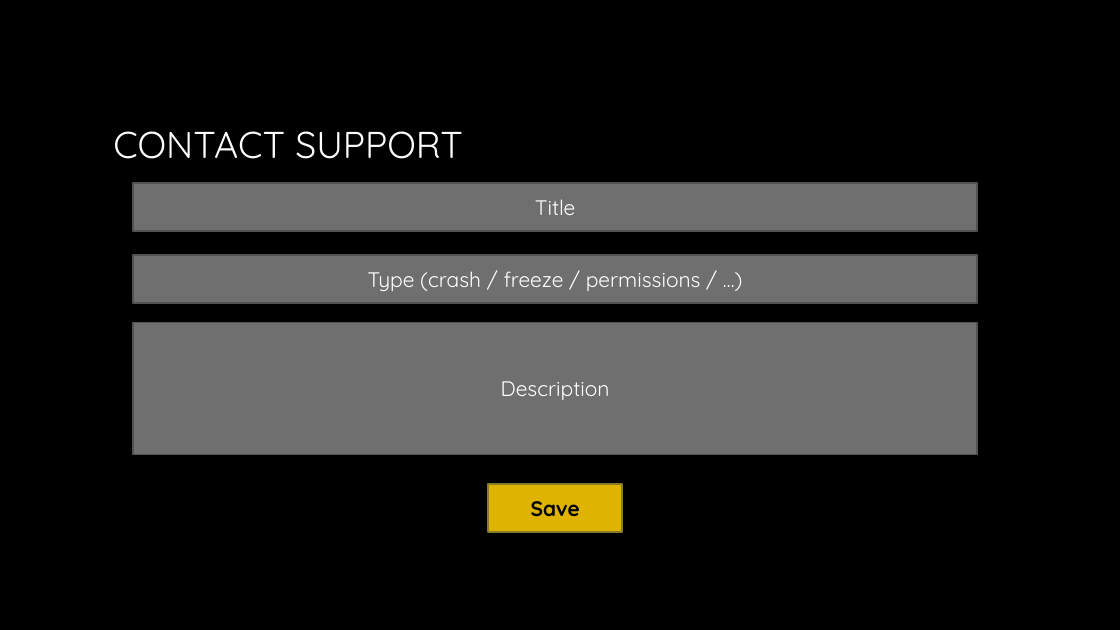
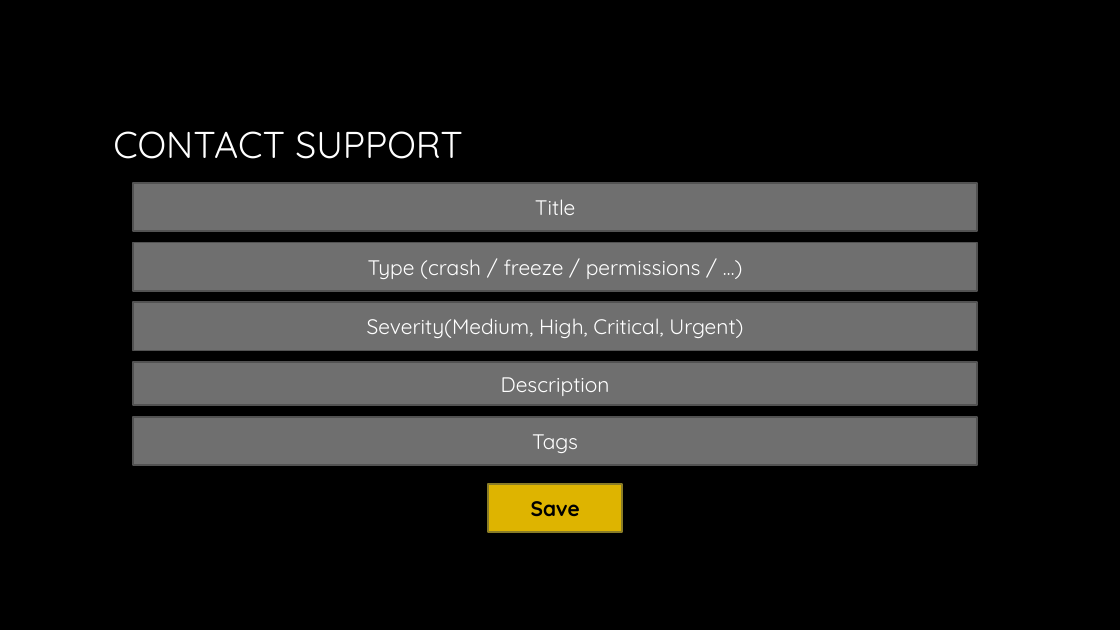
Before and after one commit to SCE-SWE-2018-G3/ticket-management-system, a slide deck: slide 5 of Requirements & Specifications/Prototype.pptx. Drawn at 1120x630 pixels with LibreOffice and Linux fonts; fonts in the diff are those of the drawing; background and template pictures are left out. Boxes give left, top, right and bottom in pixels: in the first picture for what was removed or moved away, otherwise in the second. Text is boxed around its words. In the diff, an @@ line names an element or a change of style, - is before the commit and + after.

```diff
--- a/Requirements & Specifications/Prototype.pptx
+++ b/Requirements & Specifications/Prototype.pptx
@@ rectangle "Type (crash / freeze / ...": place and size @@
-rectangle "Type (crash / freeze / ..." at (134,255,978,303)
+rectangle "Type (crash / freeze / ..." at (134,243,978,291)
@@ rectangle added at (134,302,978,350), fill #6F6F6F, outline #525252 1.5 pt, 18 pt, text #FFFFFF @@
+Severity(Medium, High, Critical, Urgent)
@@ rectangle "Description": place and size @@
-rectangle "Description" at (134,323,978,455)
+rectangle "Description" at (134,362,978,405)
@@ rectangle added at (134,417,978,465), fill #6F6F6F, outline #525252 1.5 pt, 18 pt, text #FFFFFF @@
+Tags
```
Also in this commit, not shown: 3 other slides changed, 1 other file.
